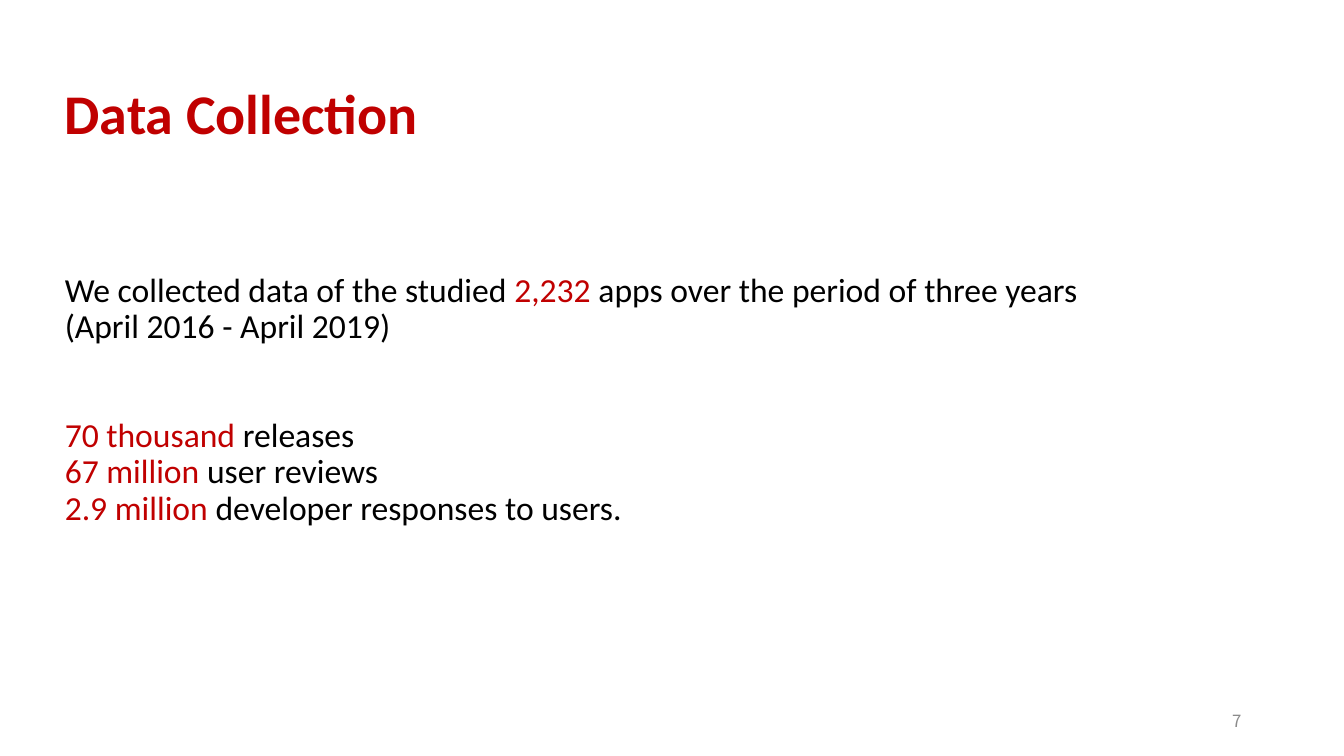
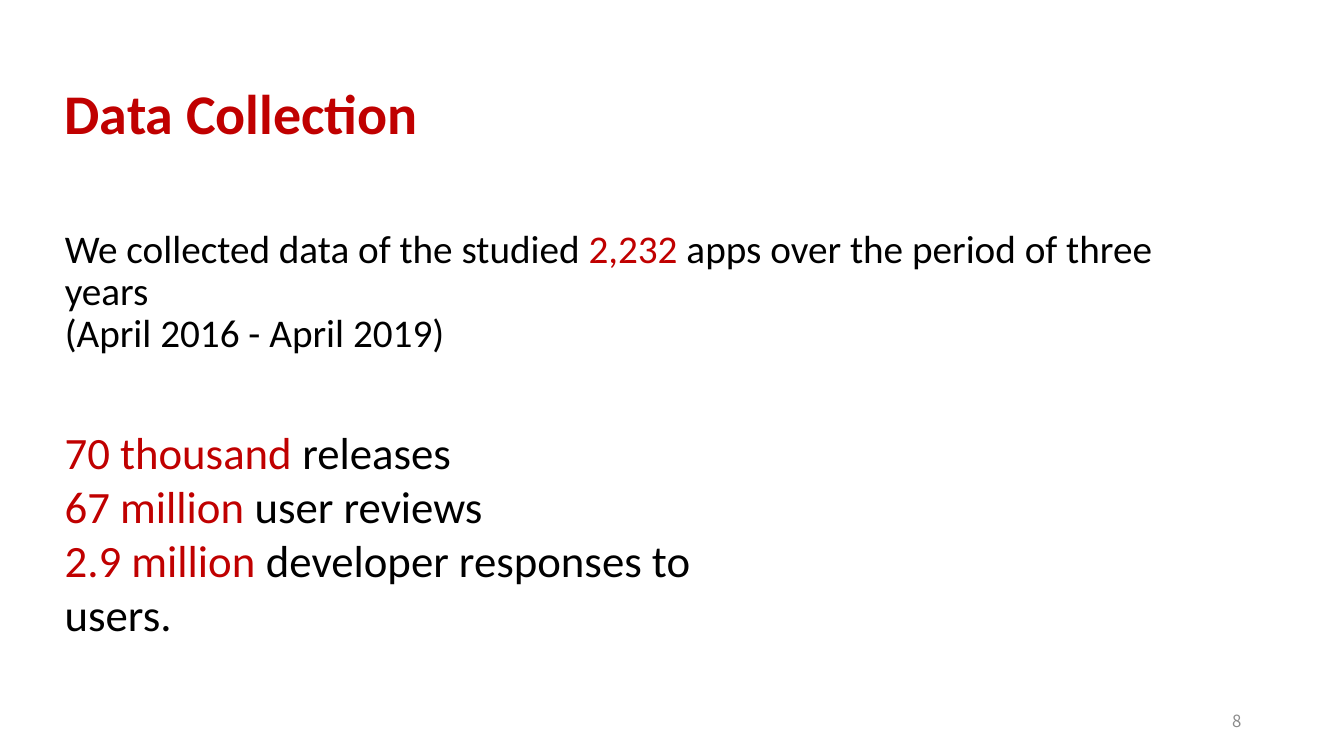
Before and after one commit to aidanby/aidanby.github.io, a slide deck: slide 8 of files/icse22.pptx (slide 7 before the commit). Drawn at 1344x756 pixels with LibreOffice and Linux fonts; fonts in the diff are those of the drawing. Boxes give left, top, right and bottom in pixels: in the first picture for what was removed or moved away, otherwise in the second. Text is boxed around its words. In the diff, an @@ line names an element or a change of style, - is before the commit and + after.

```diff
--- a/files/icse22.pptx
+++ b/files/icse22.pptx
@@ title at (x1=65, y1=235, x2=1152, y2=354): text changed; size 24 to 28 pt @@
-We collected data of the studied 2,232 apps over the period of three years
-(April 2016 - April 2019)
-70 thousand releases
-67 million user reviews
-2.9 million developer responses to users.
+We collected data of the studied 2,232 apps over the period of three years
+(April 2016 - April 2019)
@@ text added at (x1=65, y1=438, x2=690, y2=632), 32 pt, text #000000 @@
+70 thousand releases
+67 million user reviews
+2.9 million developer responses to users.
@@ page number at (x1=1232, y1=714, x2=1241, y2=727): text changed @@
-7
+8
```
Also in this commit, not shown: 14 other slides changed, 1 slide added.
